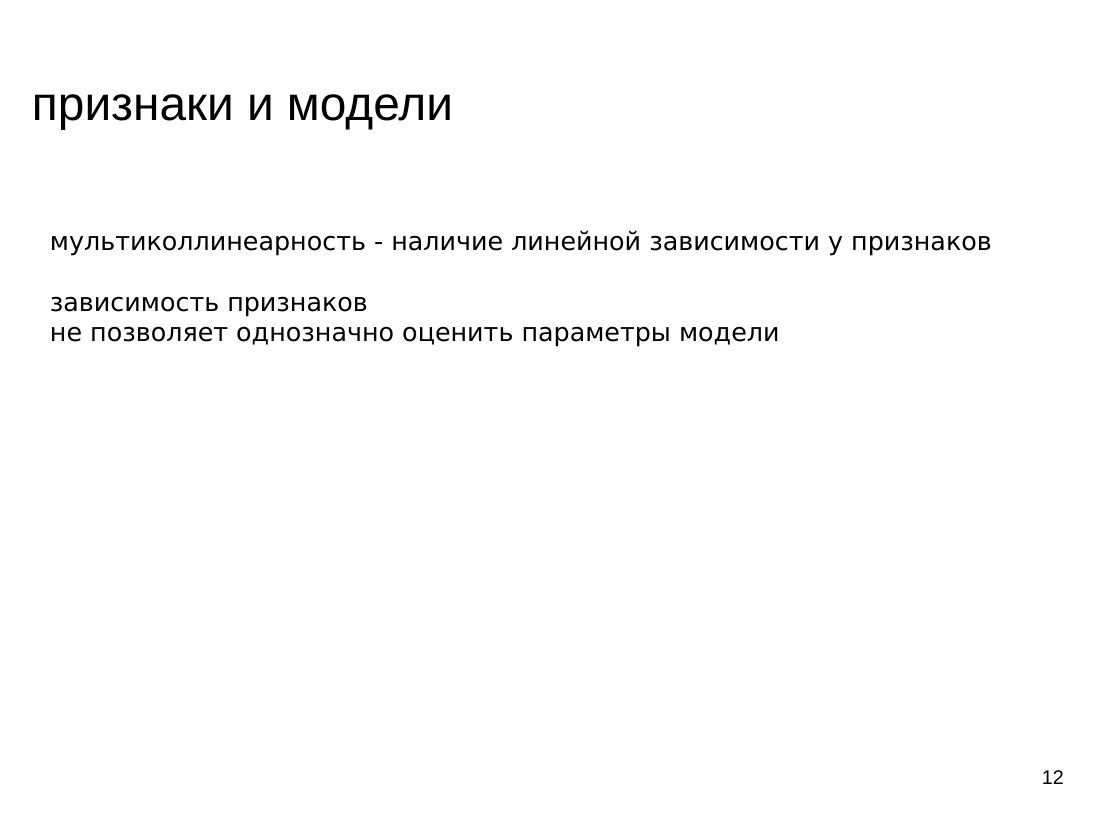
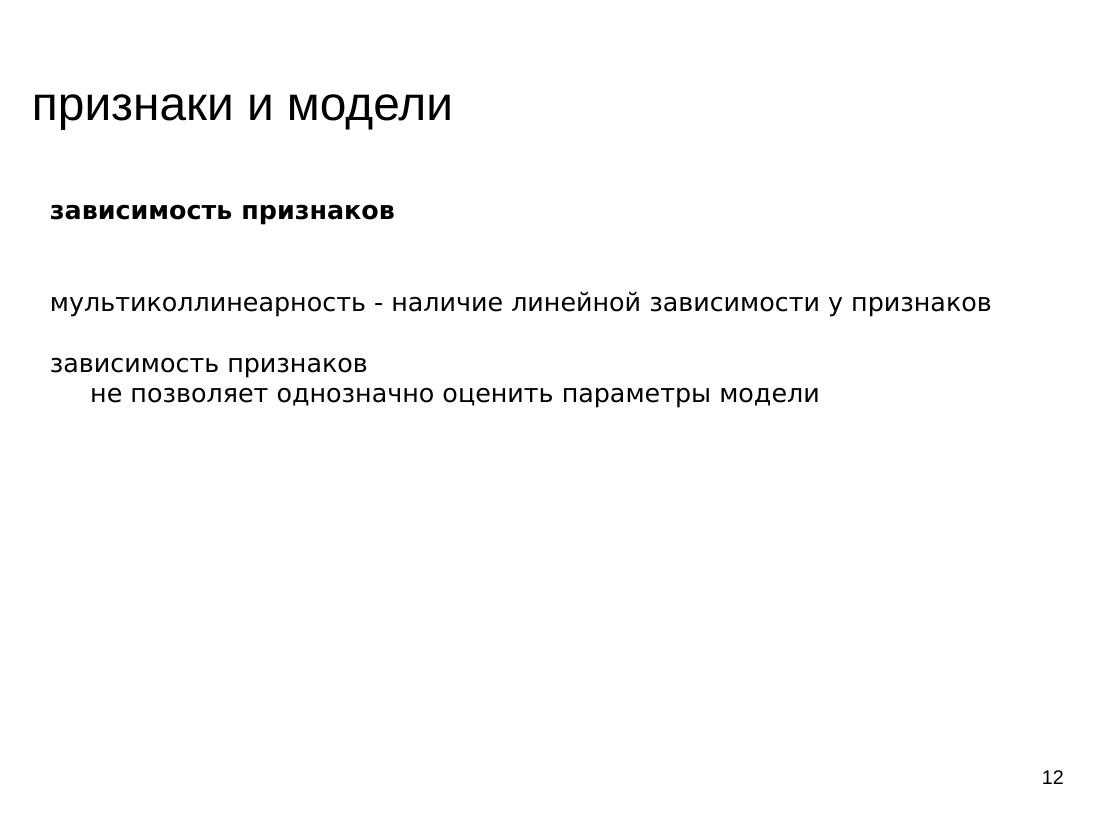
Before and after one commit to mechanoid5/ml_lectorium_legacy, a slide deck: slide 12 of 12-fetch-anomal.odp. Drawn at 1120x840 pixels with LibreOffice and Linux fonts; fonts in the diff are those of the drawing; background and template pictures are left out. Boxes give left, top, right and bottom in pixels: in the first picture for what was removed or moved away, otherwise in the second. Text is boxed around its words. In the diff, an @@ line names an element or a change of style, - is before the commit and + after.

```diff
--- a/12-fetch-anomal.odp
+++ b/12-fetch-anomal.odp
@@ text at [50, 204, 395, 225]: paragraph added @@
+зависимость признаков
```
Also in this commit, not shown: 3 other slides changed, 4 slides added, 1 slide removed.
